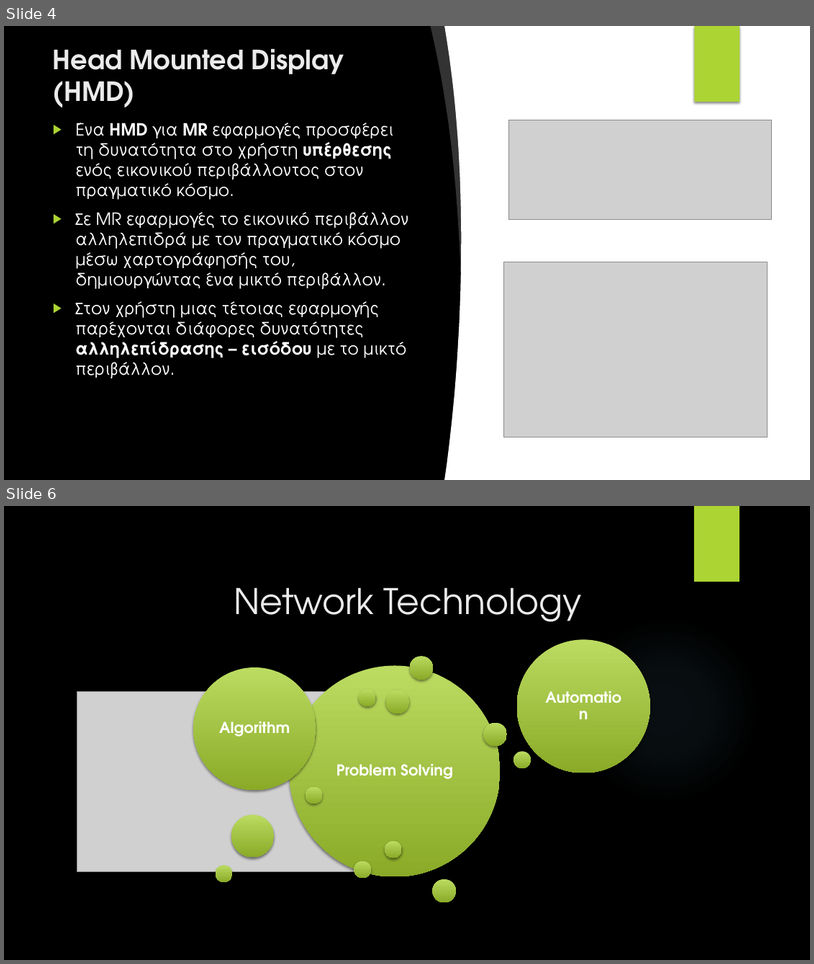
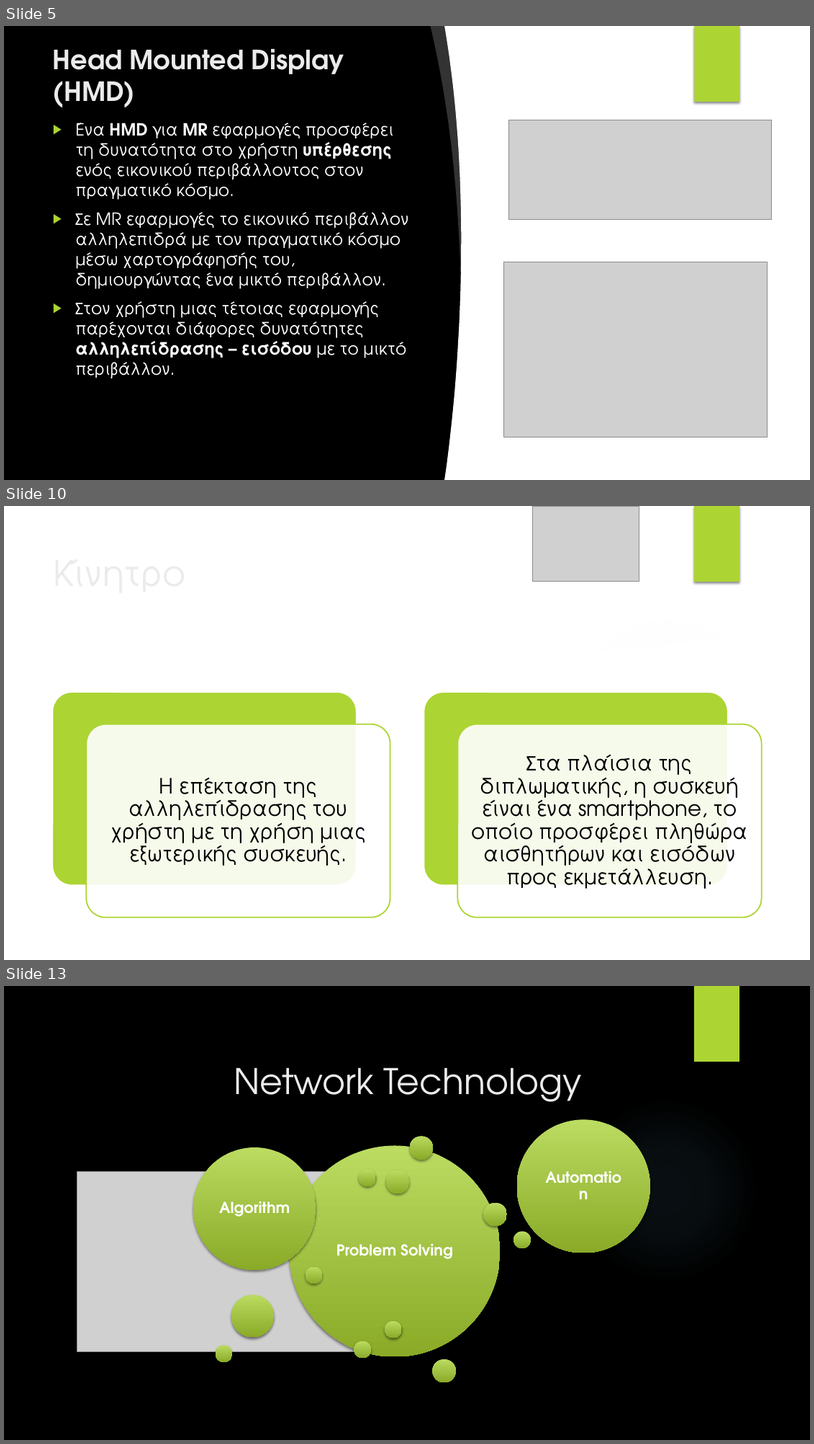
Before and after one commit to HeftyCoder/UnityInputTransfer, a slide deck: Hololens/Dev Log/Thesis/Thesis Presentation.pptx. Shown one above the other, each under a label of ours: slides 4 and 6 before the commit, slides 5, 10 and 13 after it; the slides between them are not shown. The pictures are 814x964 and 814x1444 pixels, drawn with LibreOffice and Linux fonts; fonts in the diff are those of the drawing; grey boxes stand for pictures; background and template pictures are left out. Boxes give left, top, right and bottom in pixels: in the first picture for what was removed or moved away, otherwise in the second. Text is boxed around its words. In the diff, an @@ line names an element or a change of style, - is before the commit and + after.

```diff
--- a/Hololens/Dev Log/Thesis/Thesis Presentation.pptx
+++ b/Hololens/Dev Log/Thesis/Thesis Presentation.pptx
@@ slide 10 added at [4,506,810,960], background picture (left out) @@
@@ picture added at [533,506,639,582] @@
@@ rectangle added at [694,506,740,582], fill #ACD433 @@
@@ title added at [47,548,659,615], 42 pt, text #EBEBEB @@
+Κίνητρο
@@ freeform shape added at [581,602,810,657], fill #FFFFFF at 20% opacity @@
@@ freeform shape added at [4,623,810,960], fill #FFFFFF @@
@@ ellipse added at [574,617,759,803], fill gradient #F7F7F7 @@
@@ ellipse added at [574,617,759,803], fill gradient #F7F7F7 @@
@@ picture added at [4,682,271,960] @@
@@ picture added at [4,698,104,854] @@
@@ group added at [52,692,763,917]: 4 rounded rectangles, 2 texts @@
+Η επέκταση της αλληλεπίδρασης του χρήστη με τη χρήση μιας εξωτερικής συσκευής.
+Στα πλαίσια της διπλωματικής, η συσκευή είναι ένα smartphone, το οποίο προσφέρει πληθώρα αισθητήρων και εισόδων προς εκμετάλλευση.
@@ picture added at [574,909,639,960] @@
@@ what was slide 4 is now slide 5 @@
@@ what was slide 6 is now slide 13 @@
```
Also in this commit, not shown: 2 slides changed, 6 other slides added, 1 other file.
